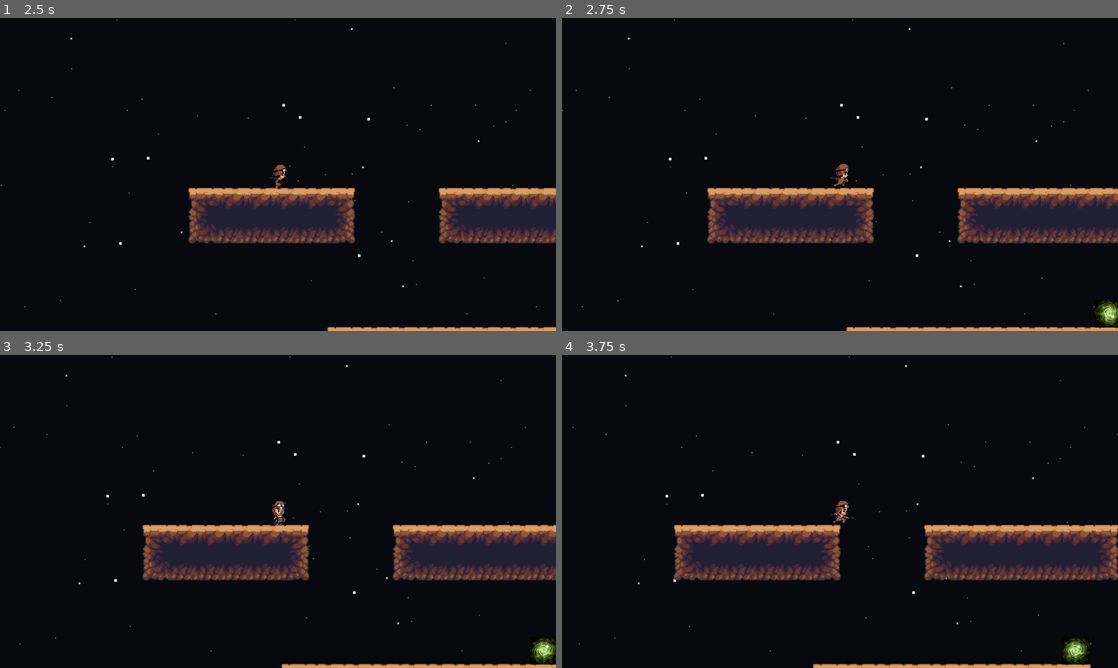
Above: before the commit, frames 1-4 (two rows, left to right).
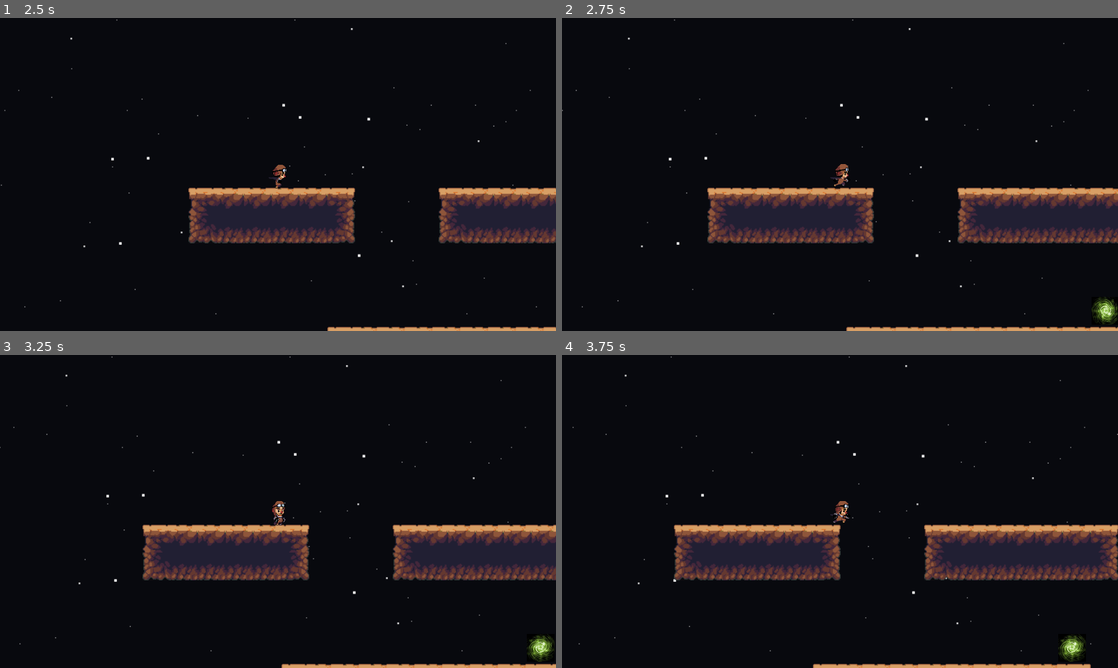
Above: after the commit, the same moments.

Repository: Hanover-CS/HC20-PaxtonCaldwell-SeniorProjectroject
Game: Godot game, scene res://StartMenu.tscn
The game is run twice, just before and just after one commit, with the same random seed, the same clock (stepped at 60 frames per second) and the same inputs.
Inputs (mouse positions are in pixels of both pictures, inside the frame that each line leads up to):
- Up to frame 1 (2.5 s): click "Start Game" at 0.5 s; click "Level 2" at 1.25 s; tap Enter at 2 s; move the mouse to (400, 158) at 2.02 s; hold Right (ui_right) from 2.03 s (still down); click (400, 158) at 2.17 s
- Up to frame 2 (2.75 s): keep holding Right (ui_right)
- Up to frame 3 (3.25 s): release Right (ui_right) at 2.75 s; drag from (166, 527) to (544, 649) at 2.77 s
- Up to frame 4 (3.75 s): move the mouse to (895, 442) at 3.52 s; hold Right (ui_right) from 3.53 s (still down)

Frame 1 is identical in both runs. In frame 2, 0.3% of the frame differs, in the area x 95-100%, y 89-99%; in frame 3, 0.3%; in frame 4, 0.3%, in the area x 89-95%, y 89-99%.

Commit message:
Portal transitions player to next level instead of level selection menu

Diff:
--- a/Level1.tscn
+++ b/Level1.tscn
@@ -4,11 +4,11 @@
 [ext_resource path="res://GroundTileSet.tres" type="TileSet" id=2]
 [ext_resource path="res://addons/gut/gut.gd" type="Script" id=3]
 [ext_resource path="res://addons/gut/icon.png" type="Texture" id=4]
-[ext_resource path="res://EndPoint.tscn" type="PackedScene" id=5]
-[ext_resource path="res://Alien.tscn" type="PackedScene" id=6]
-[ext_resource path="res://PauseMenu.tscn" type="PackedScene" id=7]
+[ext_resource path="res://Alien.tscn" type="PackedScene" id=5]
+[ext_resource path="res://PauseMenu.tscn" type="PackedScene" id=6]
+[ext_resource path="res://NextLevelPortal.tscn" type="PackedScene" id=7]
 
-[node name="World" type="Node"]
+[node name="Level1" type="Node"]
 
 [node name="Player" parent="." instance=ExtResource( 1 )]
 position = Vector2( 14.0841, 146.562 )
@@ -23,29 +23,31 @@
 
 [node name="Gut" type="Control" parent="."]
 self_modulate = Color( 1, 1, 1, 0 )
-margin_left = -1061.11
-margin_top = -456.873
-margin_right = -321.111
-margin_bottom = -206.873
+margin_left = -11.8661
+margin_top = -554.37
+margin_right = 728.134
+margin_bottom = -304.37
 rect_min_size = Vector2( 740, 250 )
 script = ExtResource( 3 )
 __meta__ = {
 "_editor_icon": ExtResource( 4 )
 }
 _select_script = "automatedTests"
+_run_on_load = true
 _yield_between_tests = false
 _file_prefix = ""
 _directory1 = "res://Test/Unit"
 _directory2 = "res://Test/Integration"
 _double_strategy = 1
 
-[node name="EndPoint" parent="." instance=ExtResource( 5 )]
-position = Vector2( 1808.48, 208.619 )
-
-[node name="Alien" parent="." instance=ExtResource( 6 )]
+[node name="Alien" parent="." instance=ExtResource( 5 )]
 position = Vector2( 56.8494, 145.31 )
 
 [node name="CanvasLayer" type="CanvasLayer" parent="."]
 
-[node name="PauseMenu" parent="CanvasLayer" instance=ExtResource( 7 )]
+[node name="PauseMenu" parent="CanvasLayer" instance=ExtResource( 6 )]
 visible = false
+
+[node name="NextLevelPortal" parent="." instance=ExtResource( 7 )]
+position = Vector2( 1012.88, 208.146 )
+scene = "res://Level2.tscn"
--- a/Level2.tscn
+++ b/Level2.tscn
@@ -2,10 +2,10 @@
 
 [ext_resource path="res://GroundTileSet.tres" type="TileSet" id=1]
 [ext_resource path="res://Player.tscn" type="PackedScene" id=2]
-[ext_resource path="res://EndPoint.tscn" type="PackedScene" id=3]
-[ext_resource path="res://PauseMenu.tscn" type="PackedScene" id=4]
+[ext_resource path="res://PauseMenu.tscn" type="PackedScene" id=3]
+[ext_resource path="res://NextLevelPortal.tscn" type="PackedScene" id=4]
 
-[node name="World2" type="Node"]
+[node name="Level2" type="Node"]
 
 [node name="TileMap" type="TileMap" parent="."]
 tile_set = ExtResource( 1 )
@@ -19,10 +19,11 @@
 [node name="Player" parent="." instance=ExtResource( 2 )]
 position = Vector2( 17.8319, 18.3723 )
 
-[node name="EndPoint" parent="." instance=ExtResource( 3 )]
-position = Vector2( 461.669, 271.602 )
-
 [node name="CanvasLayer" type="CanvasLayer" parent="."]
 
-[node name="PauseMenu" parent="CanvasLayer" instance=ExtResource( 4 )]
+[node name="PauseMenu" parent="CanvasLayer" instance=ExtResource( 3 )]
 visible = false
+
+[node name="NextLevelPortal" parent="." instance=ExtResource( 4 )]
+position = Vector2( 458.225, 269.639 )
+scene = "res://LevelSelectMenu.tscn"
--- /dev/null
+++ b/NextLevelPortal.gd
@@ -0,0 +1,13 @@
+# Class: NextLevelPortal
+# Author: Paxton Caldwell
+# Description: Class implementing functionality for transitioning to the next level
+
+extends Area2D
+
+export(String, FILE, "*.tscn") var scene
+
+func _physics_process(delta):
+	var bodies = get_overlapping_bodies()
+	for body in bodies:
+		if body.name == "Player":
+			get_tree().change_scene(scene)
--- a/EndPoint.tscn
+++ b/NextLevelPortal.tscn
@@ -1,11 +1,11 @@
 [gd_scene load_steps=7 format=2]
 
-[ext_resource path="res://Area2D.gd" type="Script" id=1]
+[ext_resource path="res://NextLevelPortal.gd" type="Script" id=1]
 [ext_resource path="res://Sprites/Sprites/Tiles/portal.jpg" type="Texture" id=2]
 [ext_resource path="res://Sprites/Sprites/Tiles/portal (2).jpg" type="Texture" id=3]
 [ext_resource path="res://Sprites/Sprites/Tiles/portal (4).jpg" type="Texture" id=4]
 
-[sub_resource type="AnimatedTexture" id=1]
+[sub_resource type="AnimatedTexture" id=3]
 flags = 4
 frames = 3
 fps = 7.0
@@ -16,19 +16,17 @@
 frame_2/delay_sec = 0.0
 
 [sub_resource type="RectangleShape2D" id=2]
-extents = Vector2( 15.4167, 15.545 )
+extents = Vector2( 16.1341, 15.946 )
 
-[node name="WorldComplete" type="Area2D"]
+[node name="NextLevelPortal" type="Area2D"]
 script = ExtResource( 1 )
 __meta__ = {
 "_edit_group_": true
 }
 
-[node name="icon" type="Sprite" parent="."]
-position = Vector2( 1, 1 )
+[node name="portal" type="Sprite" parent="."]
 scale = Vector2( 0.25, 0.25 )
-texture = SubResource( 1 )
+texture = SubResource( 3 )
 
 [node name="CollisionShape2D" type="CollisionShape2D" parent="."]
-position = Vector2( 1, 1 )
 shape = SubResource( 2 )
--- a/Test/Unit/automatedTests.gd
+++ b/Test/Unit/automatedTests.gd
@@ -1,4 +1,8 @@
 extends "res://addons/gut/test.gd"
+
+const TESTPLAYER = preload("res://Player.gd")
+onready var testPlayer = TESTPLAYER.new()
+
 func before_each():
 	gut.p("ran setup", 2)
 
@@ -11,17 +15,10 @@
 func after_all():
 	gut.p("ran run teardown", 2)
 
-#func test_assert_eq_number_not_equal():
-	#assert_eq(1, 2, "Should fail.  1 != 2")
+#func test_player_movement_right():
+	#var right = Input.is_action_pressed("ui_right")
+	#assert_eq(right, Input.is_action_pressed("ui_right"))
 
-func test_assert_eq_number_equal():
-	assert_eq('asdf', 'asdf', "Should pass")
-
-func test_assert_true_with_true():
-	assert_true(true, "Should pass, true is true")
-
-#func test_assert_true_with_false():
-	#assert_true(false, "Should fail")
-
-#func test_something_else():
-	#assert_true(false, "didn't work")
+#func test_player_movement_left():
+	#var left = Input.is_action_pressed("ui_left")
+	#assert_eq(left, Input.is_action_pressed("ui_left"))
